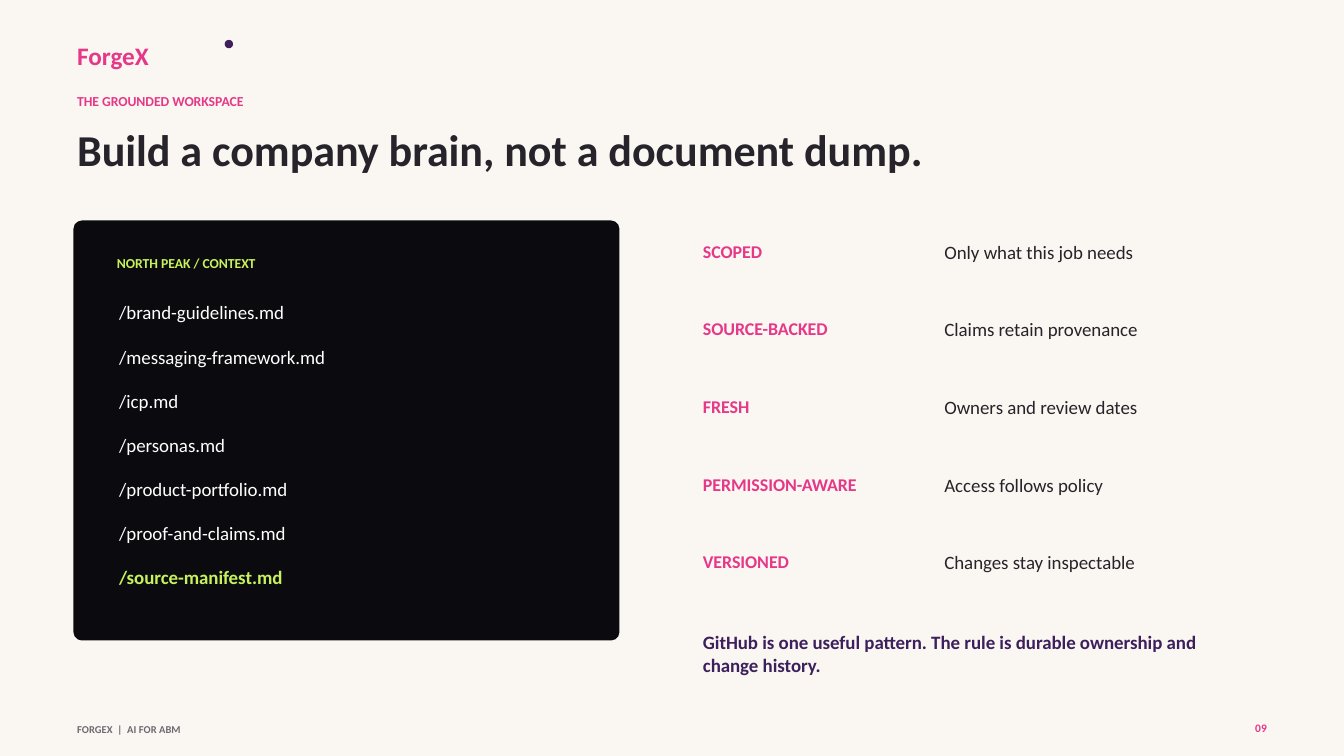
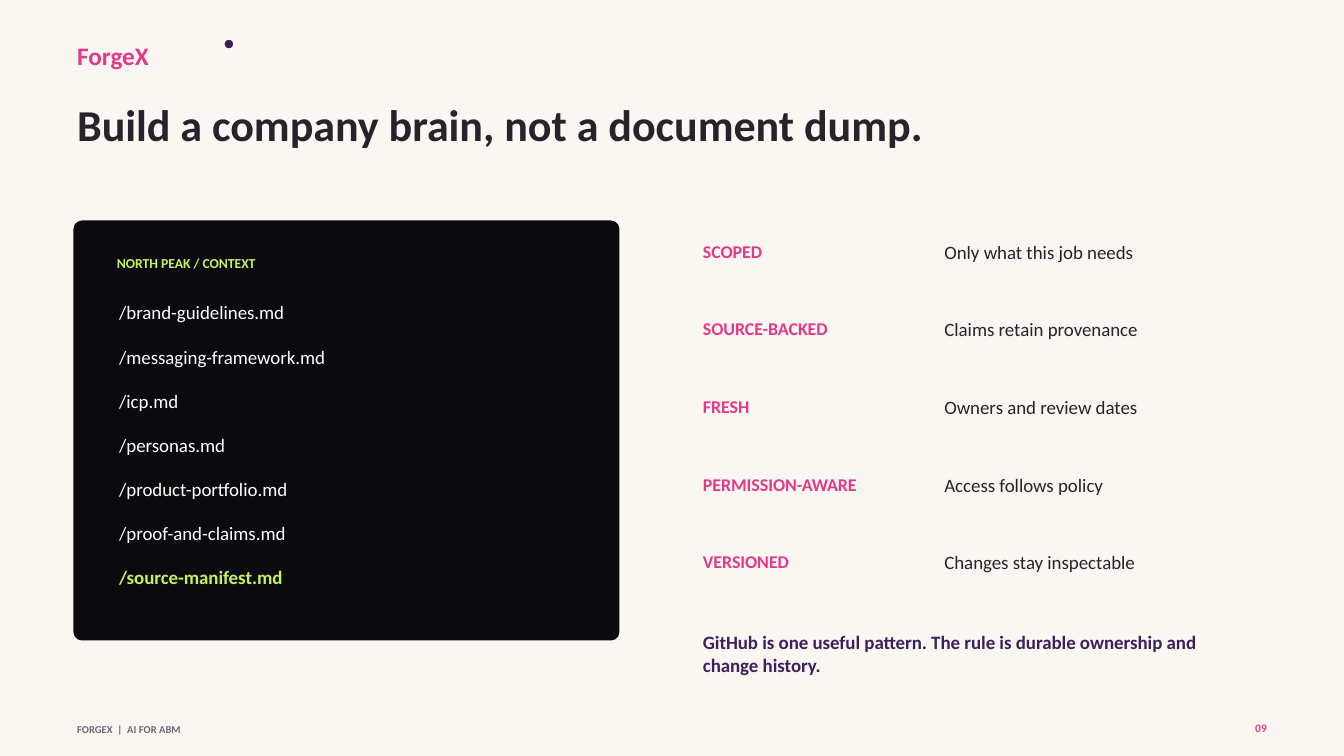
Before and after one commit to 0xTrey/forgex-practical-abm-skills, a slide deck: slide 9 of webinar/2026-09-17-ai-for-abm-foundations/deliverables/forgex-ai-for-abm-webinar-deck.pptx. Drawn at 1344x756 pixels with LibreOffice and Linux fonts; fonts in the diff are those of the drawing. Boxes give left, top, right and bottom in pixels: in the first picture for what was removed or moved away, otherwise in the second. Text is boxed around its words. In the diff, an @@ line names an element or a change of style, - is before the commit and + after.

```diff
--- a/webinar/2026-09-17-ai-for-abm-foundations/deliverables/forgex-ai-for-abm-webinar-deck.pptx
+++ b/webinar/2026-09-17-ai-for-abm-foundations/deliverables/forgex-ai-for-abm-webinar-deck.pptx
@@ text "Build a company brain, not ...": place and size @@
-text "Build a company brain, not ..." at bbox=[77, 135, 922, 173]
+text "Build a company brain, not ..." at bbox=[77, 110, 922, 148]
@@ text removed at bbox=[77, 97, 243, 106] @@
-THE GROUNDED WORKSPACE
```
Also in this commit, not shown: 20 other slides changed, 34 other files.
